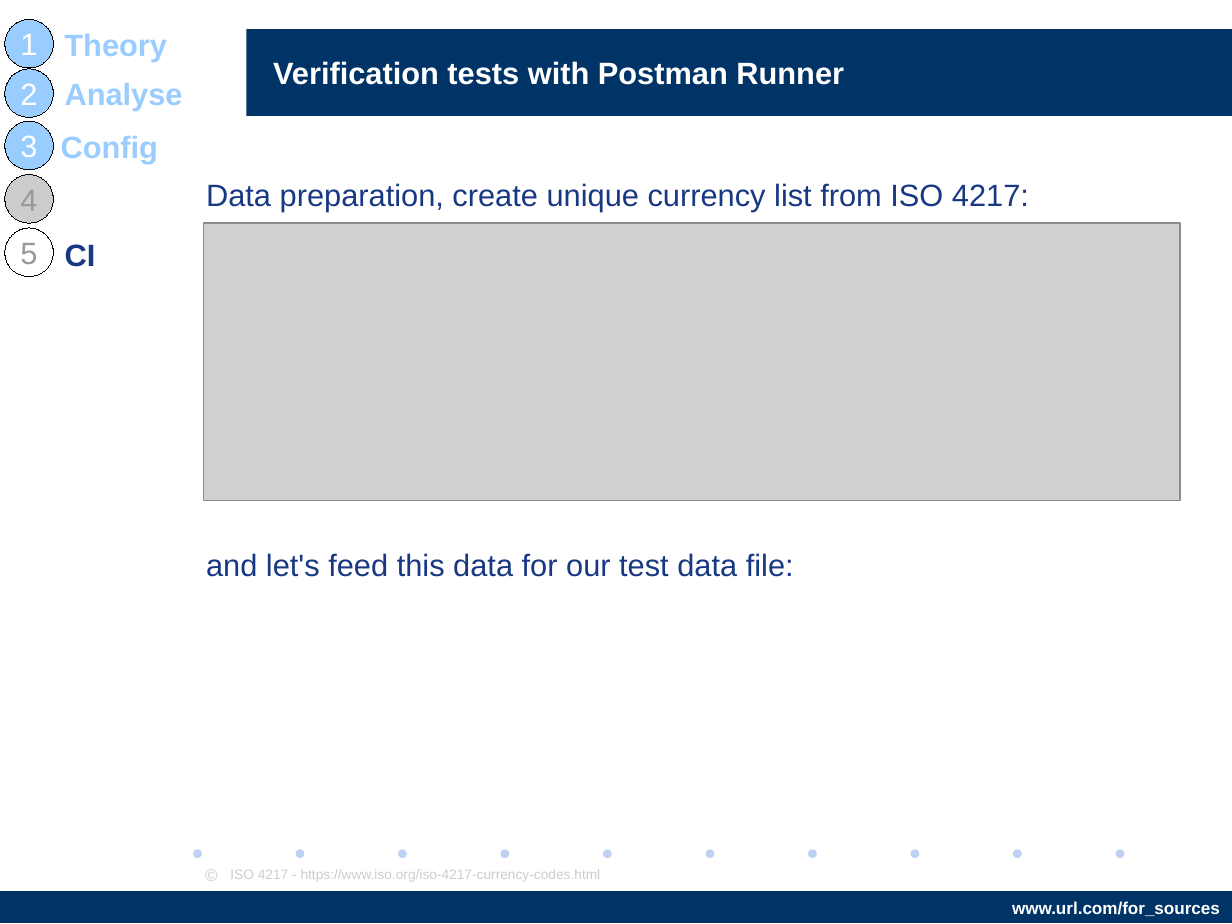
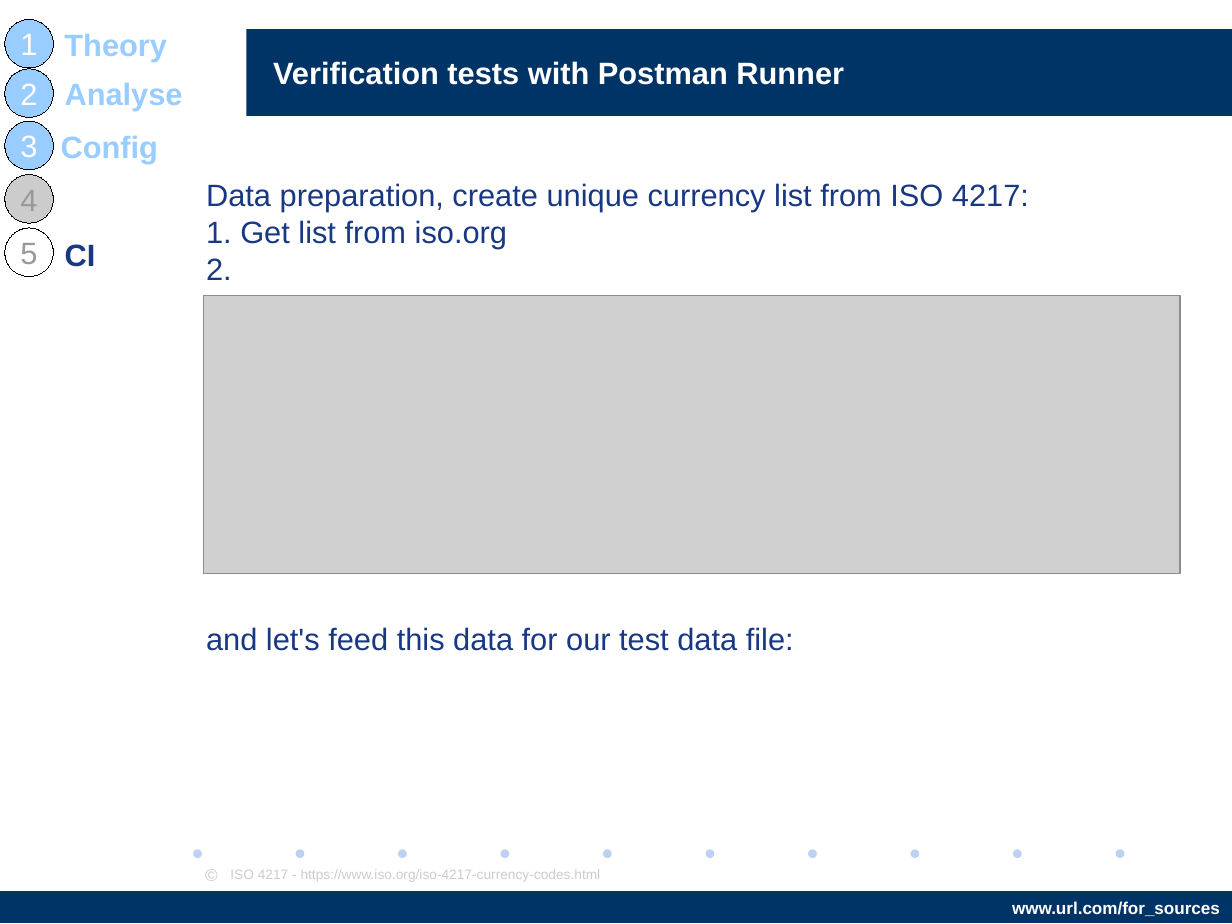
Before and after one commit to AndriiStepura/letslearnapitesting, a slide deck: slide 26 of StartTestingApiWithPostman.odp (slide 21 before the commit). Drawn at 1232x924 pixels with LibreOffice and Linux fonts; fonts in the diff are those of the drawing; grey boxes stand for pictures; background and template pictures are left out. Boxes give left, top, right and bottom in pixels: in the first picture for what was removed or moved away, otherwise in the second. Text is boxed around its words. In the diff, an @@ line names an element or a change of style, - is before the commit and + after.

```diff
--- a/StartTestingApiWithPostman.odp
+++ b/StartTestingApiWithPostman.odp
@@ text at [206, 183, 1029, 280]: text changed @@
-Data preparation, create unique currency list from ISO 4217:
+Data preparation, create unique currency list from ISO 4217:
+1. Get list from iso.org
+2.
@@ picture: place and size @@
-picture at [203, 223, 1179, 500]
+picture at [203, 296, 1179, 573]
```
Also in this commit, not shown: 9 other slides changed, 4 slides added, 3 other files.
